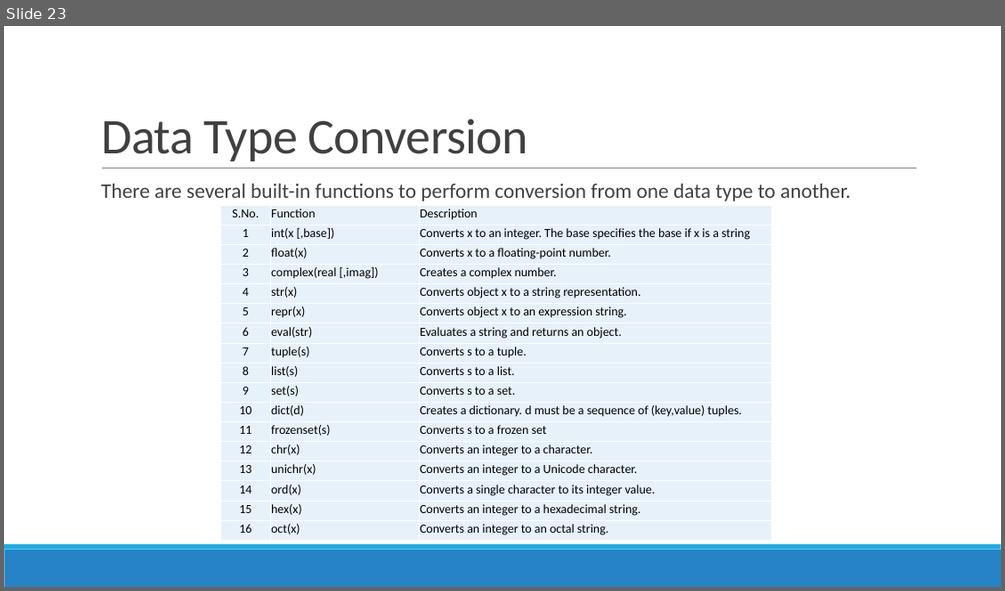
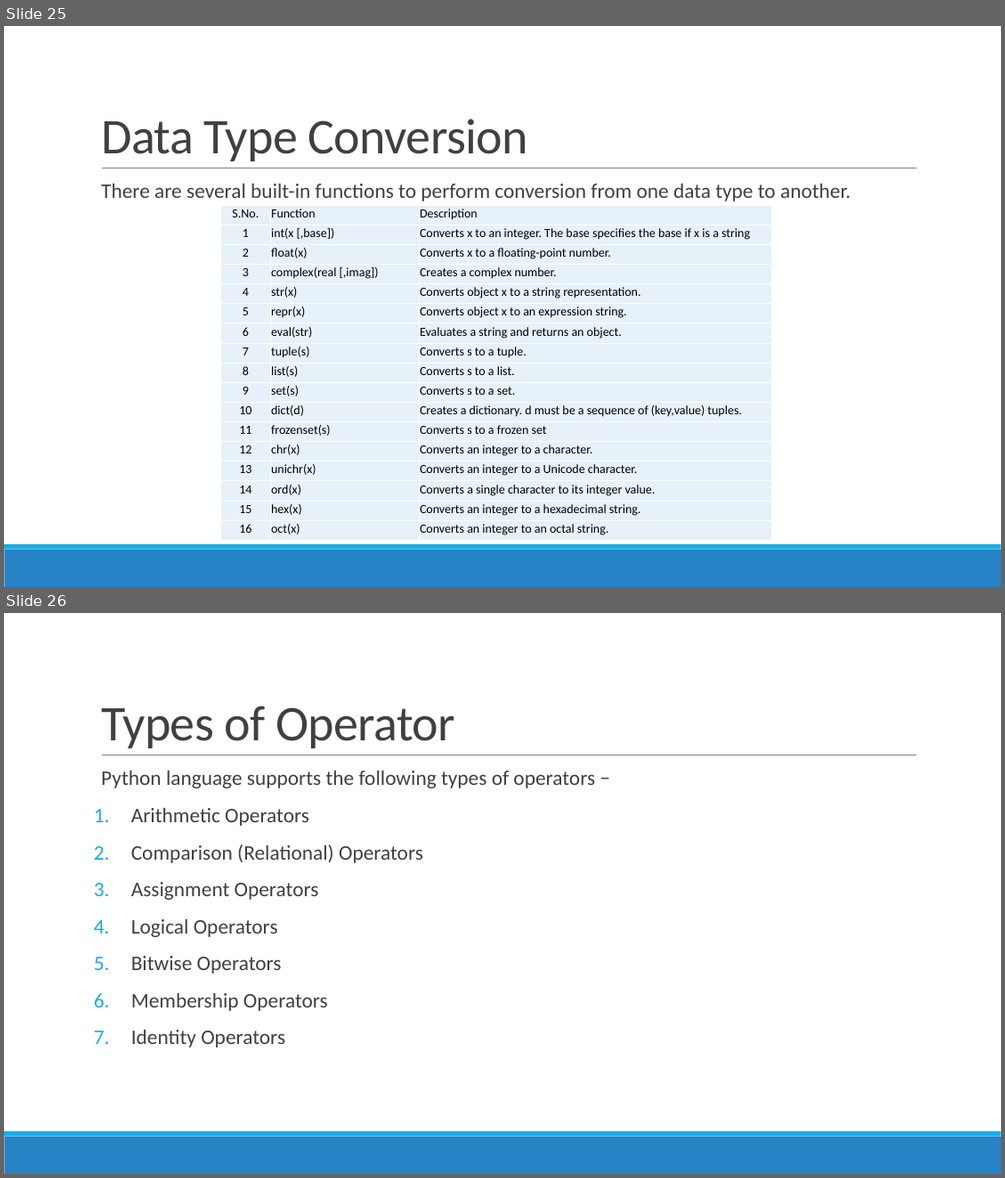
Before and after one commit to siddharth1k/Building-Web-Applications-with-Python, a slide deck: Session5 -Python.pptx. Shown one above the other, each under a label of ours: slide 23 before the commit, slides 25 and 26 after it. The pictures are 1005x591 and 1005x1178 pixels, drawn with LibreOffice and Linux fonts; fonts in the diff are those of the drawing. Boxes give left, top, right and bottom in pixels: in the first picture for what was removed or moved away, otherwise in the second. Text is boxed around its words. In the diff, an @@ line names an element or a change of style, - is before the commit and + after.

```diff
--- a/Session5 -Python.pptx
+++ b/Session5 -Python.pptx
@@ slide 26 added at (4, 613, 1001, 1174), background #FFFFFF; not listed: 3 template elements that a slide beside it also shows @@
@@ title added at (101, 706, 455, 748), 48 pt, text #404040 @@
+Types of Operator
@@ text added at (101, 771, 595, 1047), 20 pt, text #404040 @@
+  Python language supports the following types of operators −
+1. Arithmetic Operators
+2. Comparison (Relational) Operators
+3. Assignment Operators
+4. Logical Operators
+5. Bitwise Operators
+6. Membership Operators
+7. Identity Operators
@@ what was slide 23 is now slide 25 @@
```
Also in this commit, not shown: 15 other slides added.
